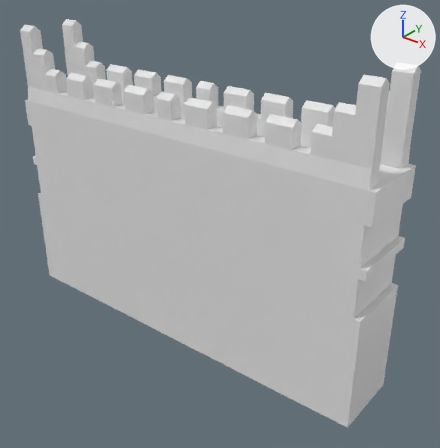
Before and after pictures for a commit that changed the COLLADA model art/meshes/structural/byza_s_wall_long.dae.
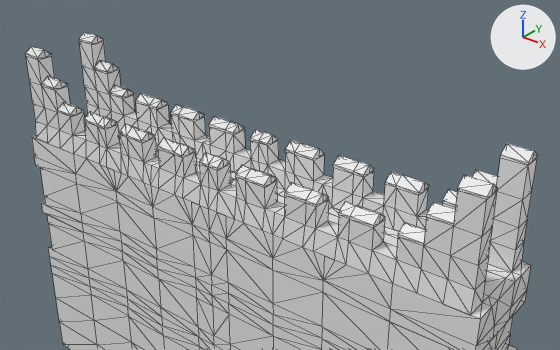
There are two pictures of each version: one whole from a 50 mm lens placed at (31.3, -35.1, 22.6), pointed at (2.5, 0.8, 0.3), one close up from a 50 mm lens placed at (28.8, -32.1, 30.3), pointed at (0.1, 3.7, 8.0). Arrows for +X, +Y and +Z are at upper right; the lights stay in place. The close-ups show mesh edges as thin lines.

The first close-up shows 'Byza_wall_long_001'.
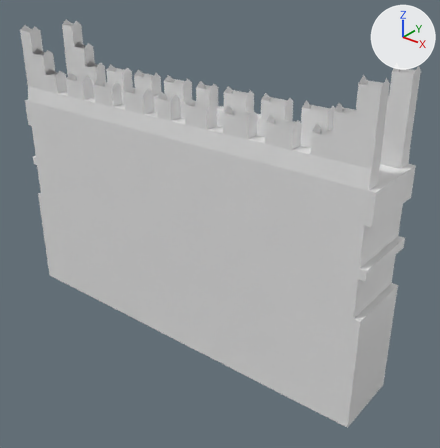
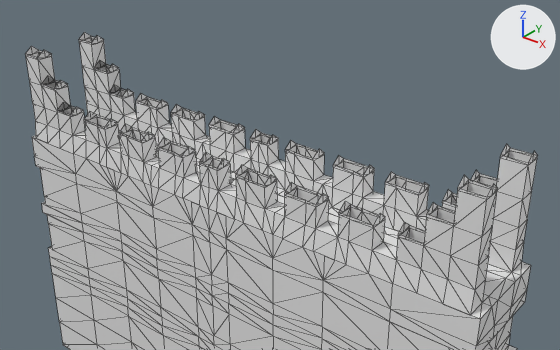
The change, as a list of edits to the scene's bpy script:
```text
Change me_cube_001:
    used by ob_byza_wall_long_001; location = (0.0, 0.0, 0.0)
    remove me_cube_001.from_pydata(...)  # 1134 vertices, 2085 faces; spans x -17.5..17.5, y -2.9..3.1, z -10.4..15.0
    add me_cube_001.from_pydata(...)  # 1120 vertices, 1925 faces; spans x -17.5..17.5, y -2.9..3.1, z -10.4..15.0
    me_cube_001 part 1
    14 vertices are removed from x -9.9..9.9, y -2.2..2.3, z 11.5
    160 faces are deleted
```

Where the change shows, as pixel boxes [x1, y1, x2, y2] in the close-ups (560 x 350 px):
part 1 of me_cube_001, deleted: before [26, 32, 534, 243]
